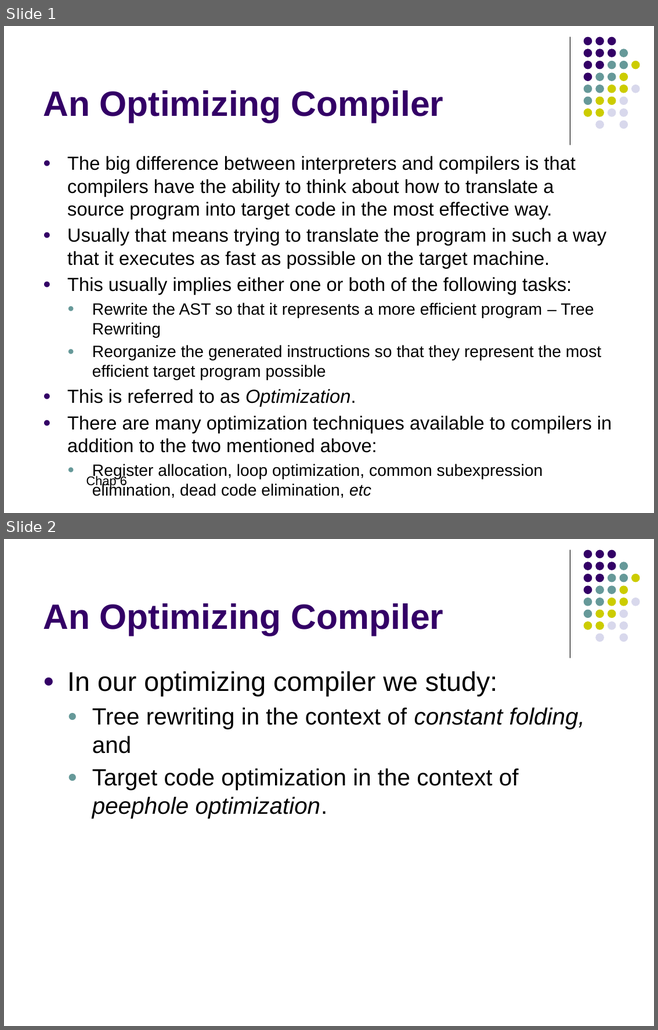
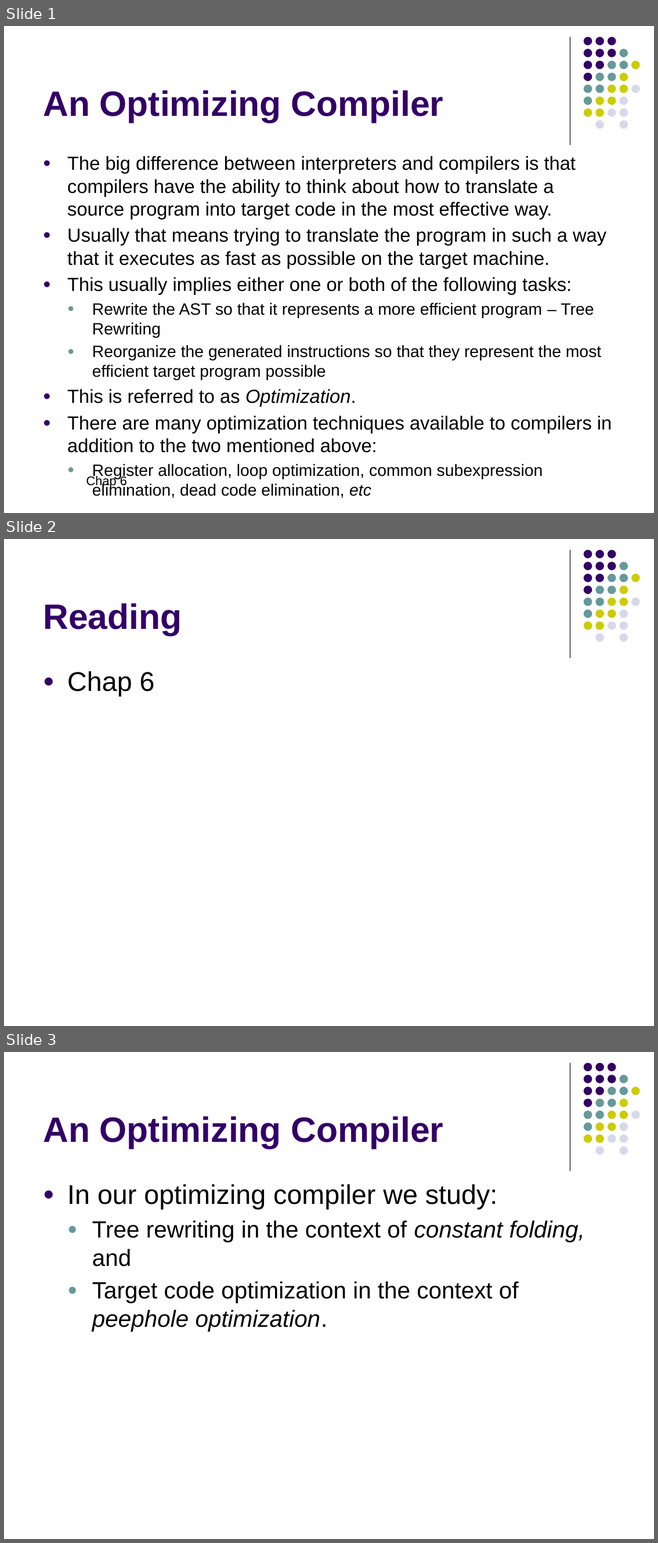
Before and after one commit to lutzhamel/CSC402, a slide deck: notes/csc402-ln008.pptx. Shown one above the other, each under a label of ours: slides 1 and 2 before the commit, slides 1, 2 and 3 after it. The pictures are 658x1030 and 658x1543 pixels, drawn with LibreOffice and Linux fonts; fonts in the diff are those of the drawing. Boxes give left, top, right and bottom in pixels: in the first picture for what was removed or moved away, otherwise in the second. Text is boxed around its words. In the diff, an @@ line names an element or a change of style, - is before the commit and + after.

```diff
--- a/notes/csc402-ln008.pptx
+++ b/notes/csc402-ln008.pptx
@@ slide 2 added at [4,539,654,1026], background #FFFFFF; not listed: 32 template elements that a slide beside it also shows @@
@@ title added at [43,603,181,636], 39 pt, text #330066, bold @@
+Reading
@@ text added at [67,671,155,697], 30 pt, text #000000 @@
+● Chap 6
@@ what was slide 2 is now slide 3 @@
```
Also in this commit, not shown: 3 slides changed, 1 other file.
